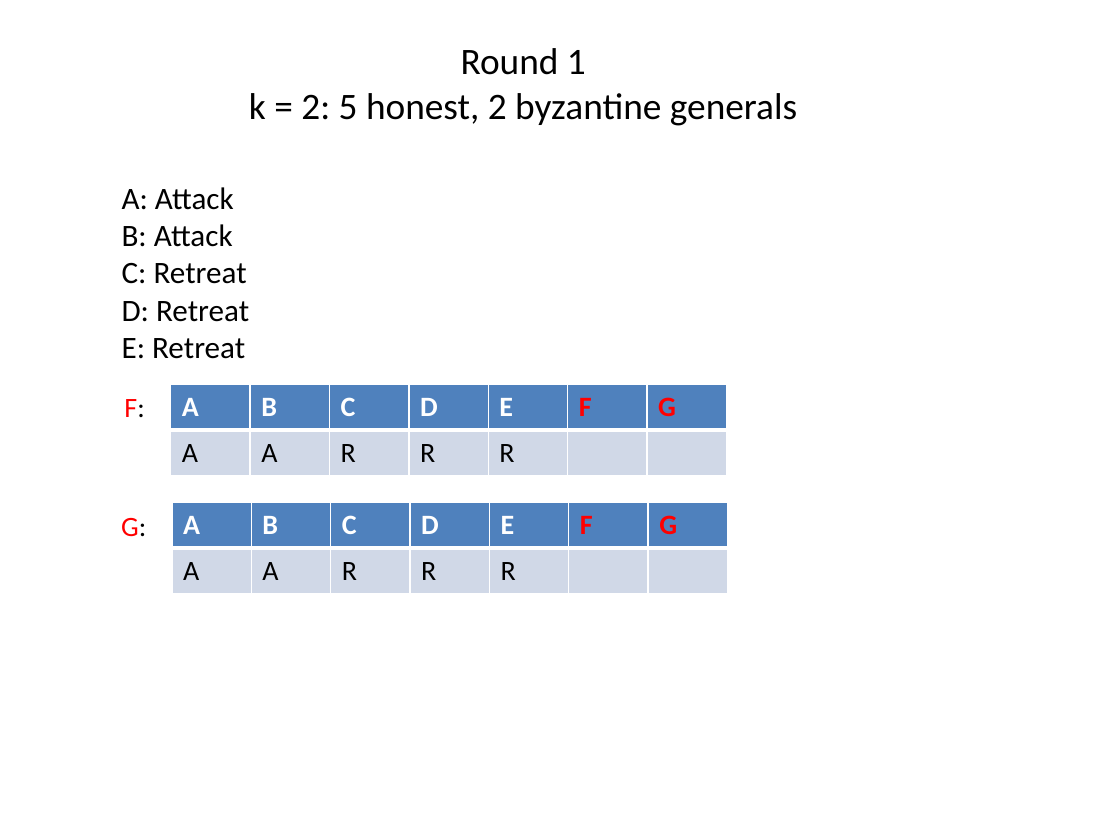
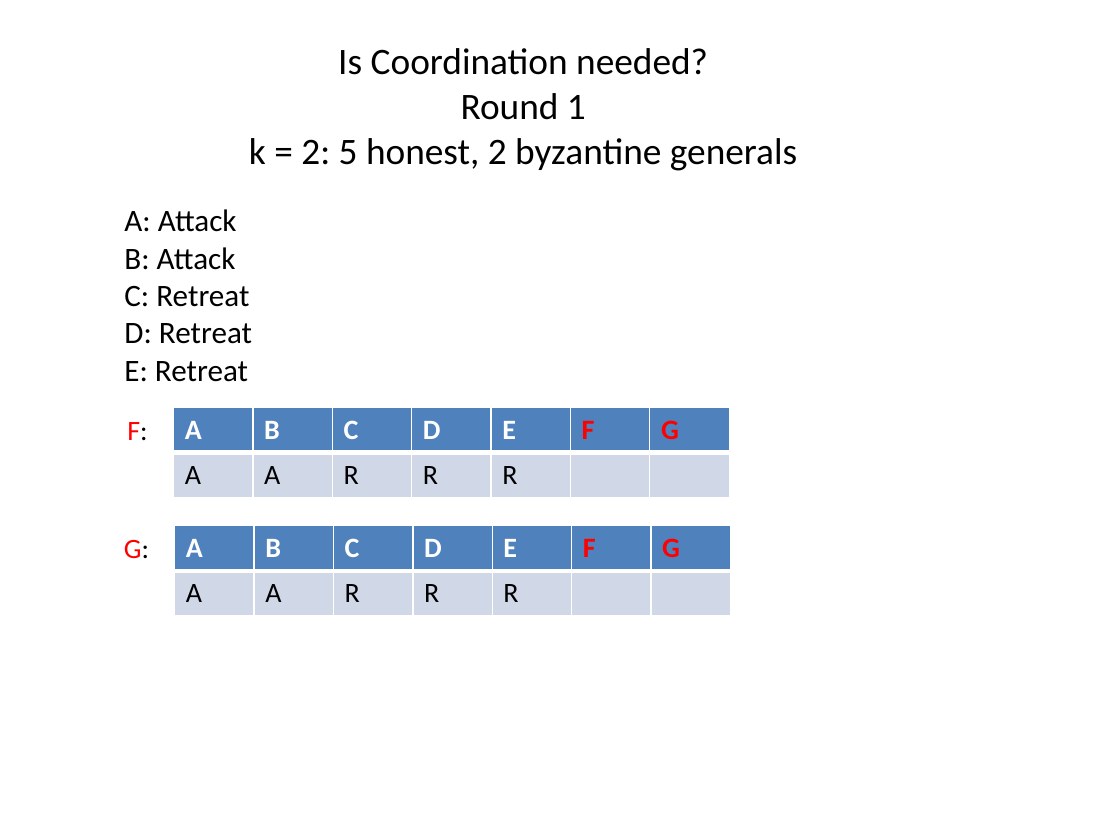
Before and after one commit to tjeromin/Distributed-Systems, a slide deck: slide 1 of Lab4/task3.pptx. Drawn at 1120x840 pixels with LibreOffice and Linux fonts; fonts in the diff are those of the drawing. Boxes give left, top, right and bottom in pixels: in the first picture for what was removed or moved away, otherwise in the second. Text is boxed around its words. In the diff, an @@ line names an element or a change of style, - is before the commit and + after.

Commit message:
slides update

```diff
--- a/Lab4/task3.pptx
+++ b/Lab4/task3.pptx
@@ text at box(338, 48, 708, 75): paragraph added @@
+Is Coordination needed?
@@ text "A: Attack": place and size @@
-text "A: Attack" at box(122, 187, 249, 359)
+text "A: Attack" at box(124, 209, 252, 382)
@@ text "F:": place and size @@
-text "F:" at box(124, 399, 144, 417)
+text "F:" at box(127, 422, 147, 440)
@@ table: place and size @@
-table at box(170, 384, 727, 475)
+table at box(174, 408, 730, 498)
@@ text "G:": place and size @@
-text "G:" at box(121, 518, 146, 537)
+text "G:" at box(124, 540, 149, 558)
@@ table: place and size @@
-table at box(172, 503, 729, 594)
+table at box(175, 525, 731, 616)
```
Also in this commit, not shown: 3 other slides changed, 1 other file.
